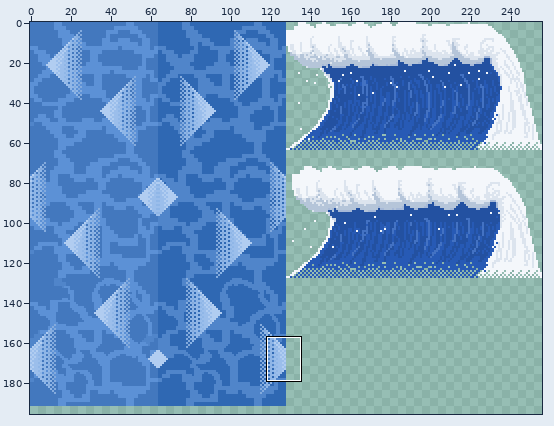
Edited in one commit: sprite sheet (resources/tiles.png). The first picture is a wide view before the edit; the outline marks the close-up.
Close-up. As it was:
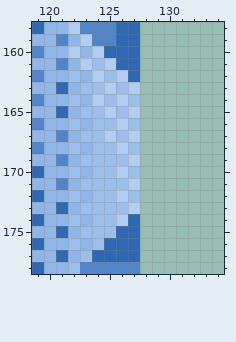
The file is 256x256 pixels. Shown: x 119..134, y 158..178. The wide view leaves out empty margins. The commit also changed other parts of the picture, which this record leaves out.
The same view after the edit:
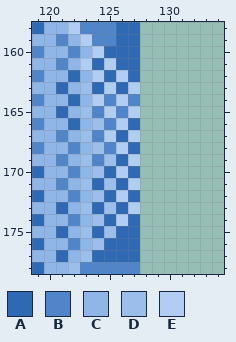
Palette (. is transparent): A #2f68b3  B #5085ca  C #8fb6e7  D #9bbeeb  E #b1cdf1
From old to new:
@@ x 120..129 @@
 159 CBCEBBAA..
-160 CCECEAAA..
-161 CBCEDEAA..
-162 CCDCEDEA..
-163 CACDDEDE..
-164 CCDCEDED..
-165 CACDDEDE..
-166 CCDCDDED..
-167 CBCDDEDE..
-168 CCDCDDED..
-169 CBCDDDDE..
-170 CCDCDDED..
-171 CBCDDDDE..
-172 CCDCDDED..
-173 CACDDDDE..
-174 CCDCDDEA..
-175 CACDDDAA..
-176 CCDCDAAA..
+160 CCBCEAAA..
+161 CBCEAEAA..
+162 CCACEAEA..
+163 CACDAEAE..
+164 CCACEBEB..
+165 CACDBEBE..
+166 CCACDBEA..
+167 CBCDBEAE..
+168 CCBCDBEA..
+169 CBCDBDAE..
+170 CCBCDAEA..
+171 CBCDADAE..
+172 CCBCDAEA..
+173 CACDADAE..
+174 CCBCDAEA..
+175 CACDADAA..
+176 CCBCDAAA..
 177 CACDAAAA..
